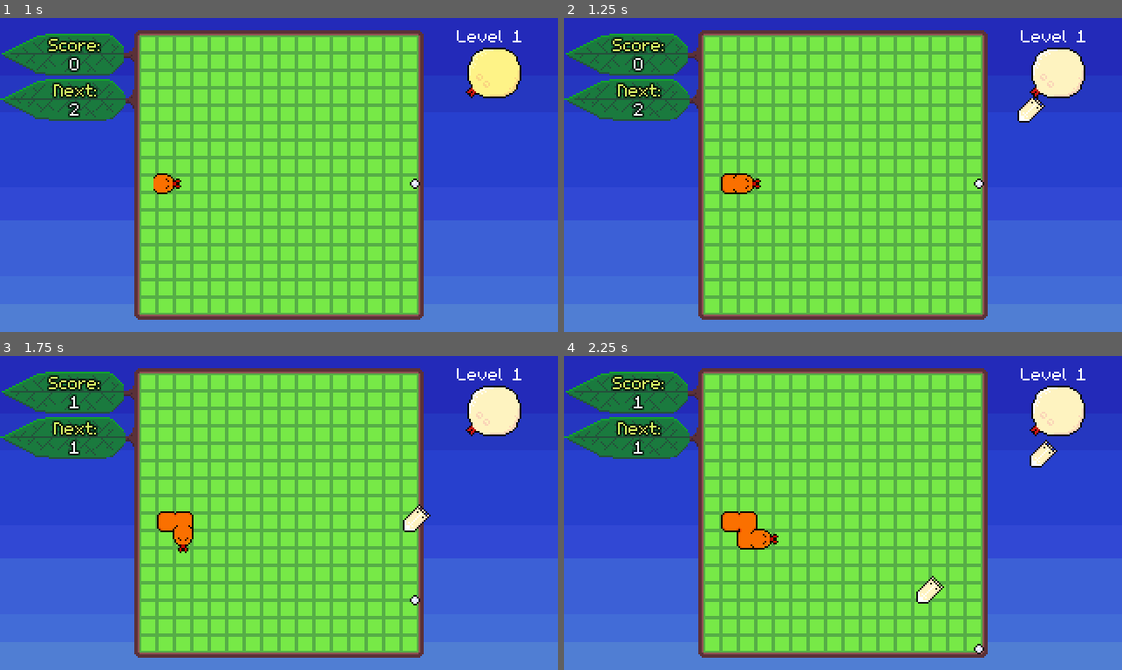
Above: before the commit, frames 1-4 (two rows, left to right).
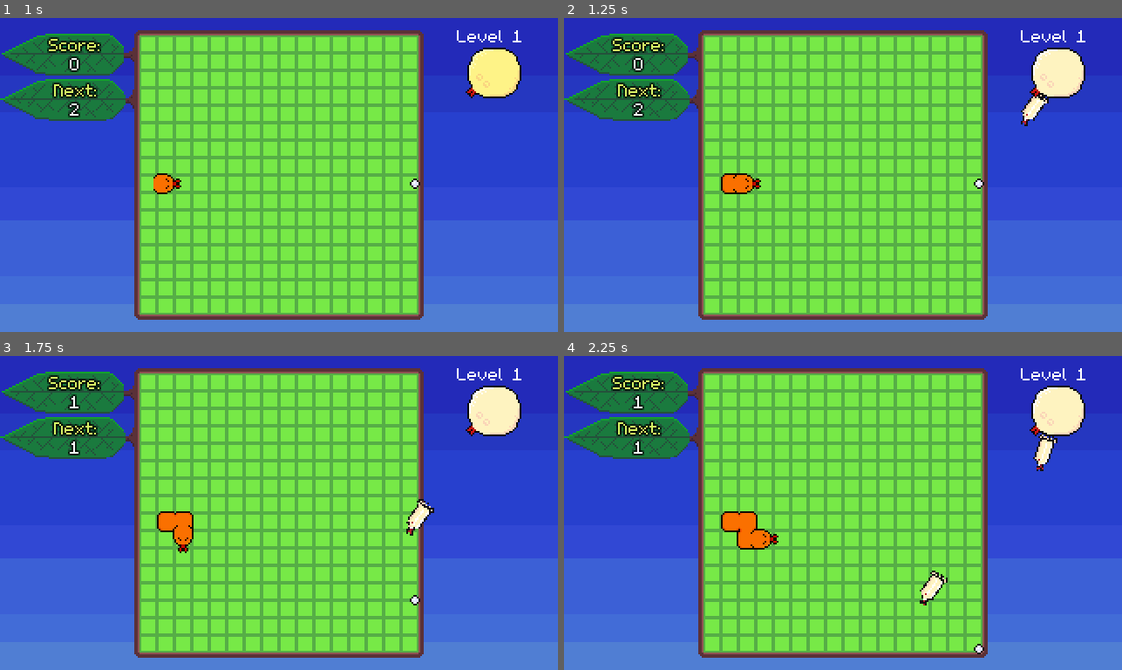
Above: after the commit, the same moments.

Repository: bdunko/Pellet
Game: Godot game, scene res://main.tscn
Same seed, same stepped clock (60 frames per second), same inputs: the game is played once before the commit and once after it.
Inputs:
- Up to frame 1 (1 s): tap Enter at 0.5 s; hold D (right) from 0.53 s (still down)
- Up to frame 2 (1.25 s): keep holding D (right)
- Up to frame 3 (1.75 s): release D (right) at 1.28 s; hold S (down) from 1.28 s (still down)
- Up to frame 4 (2.25 s): release S (down) at 2.03 s; hold D (right) from 2.03 s (still down)

Frame 1 is identical in both runs. In frame 2, 0.2% of the frame differs, in the area x 81-87%, y 24-35%; in frame 3, 0.2%; in frame 4, 0.5%, in the area x 63-89%, y 24-80%.

Commit message:
bullets disable on death; snake fix for real this time

Diff:
--- a/beetle.gd
+++ b/beetle.gd
@@ -1,7 +1,7 @@
 extends CharacterBody2D
 
 const BULLET = preload("res://bullet.tscn")
-const BULLET_SPEED = 45
+const BULLET_SPEED = 35
 
 var disabled = false
 
--- a/bouncing_bullet.gd
+++ b/bouncing_bullet.gd
@@ -1,6 +1,8 @@
 extends CharacterBody2D
 
 var bug_owner
+
+var disabled = false
 
 func setup(pos, dir, speed, owned_bug):
 	position = pos
@@ -18,16 +20,17 @@
 	if modulate.r == 0:
 		queue_free()
 
-	var collision: KinematicCollision2D = move_and_collide(velocity * delta)
-	if collision:
-		_update_num_collisions()
-		var reflect = collision.get_remainder().bounce(collision.get_normal())
-		velocity = velocity.bounce(collision.get_normal())
-		if velocity.y > 0:
-			rotation_degrees = -180
-		else:
-			rotation_degrees = 0
-		move_and_collide(reflect)
+	if not disabled:
+		var collision: KinematicCollision2D = move_and_collide(velocity * delta)
+		if collision:
+			_update_num_collisions()
+			var reflect = collision.get_remainder().bounce(collision.get_normal())
+			velocity = velocity.bounce(collision.get_normal())
+			if velocity.y > 0:
+				rotation_degrees = -180
+			else:
+				rotation_degrees = 0
+			move_and_collide(reflect)
 
 func _on_collide_with_bug(body): #hmm... rethink this
 	if body != bug_owner:
@@ -42,3 +45,6 @@
 	mod_target = 0.0
 	$CollisionShape2D.disabled = true
 	velocity = Vector2.ZERO
+
+func disable():
+	disabled = true
--- a/bullet.gd
+++ b/bullet.gd
@@ -3,6 +3,8 @@
 var bug_owner
 
 var mod_target = 1.0
+
+var disabled = false
 
 func setup(pos, dir, speed, owned_bug):
 	position = pos
@@ -16,9 +18,10 @@
 	if modulate.r == 0:
 		queue_free()
 
-	var collide = move_and_collide(velocity  * delta)
-	if collide != null:
-		call_deferred("_begin_destroy")
+	if not disabled:
+		var collide = move_and_collide(velocity  * delta)
+		if collide != null:
+			call_deferred("_begin_destroy")
 
 
 
@@ -30,3 +33,6 @@
 	mod_target = 0.0
 	$CollisionShape2D.disabled = true
 	velocity = Vector2.ZERO
+
+func disable():
+	disabled = true
--- a/main.gd
+++ b/main.gd
@@ -84,7 +84,7 @@
 const MOTH = preload("res://moth.tscn")
 const MOTH_SPAWN = SpawnMode.GRID
 const SNAKE = preload("res://snake.tscn")
-const SNAKE_SPAWN = SpawnMode.GRID
+const SNAKE_SPAWN = SpawnMode.GRID_NO_BORDER # $HACK$ lol because it always go right
 const MOON = preload("res://moon.tscn")
 const MOON_SPAWN = SpawnMode.MOON
 const MOON_POSITION = Vector2(283, 32)
@@ -196,7 +196,7 @@
 	$Grid.self_modulate = grid_color
 
 func _spawn_new_snake(speed = 0):
-	var rand_pos = _try_find_legal_position(SpawnMode.GRID, 200) #try really hard to spawn this snek
+	var rand_pos = _try_find_legal_position(SNAKE_SPAWN, 200) #try really hard to spawn this snek
 	if rand_pos != null:
 		var snek = SNAKE.instantiate()
 		snek.position = Global.to_global_position(rand_pos)
@@ -300,6 +300,8 @@
 			snake.disable()
 		for bug in $Bugs.get_children():
 			bug.disable()
+		for bullet in $Bullets.get_children():
+			bullet.disable()
 		$Pellet.disable()
 		_update_dead_info()
 		$DeadInfo.on_dead()
--- a/moon.gd
+++ b/moon.gd
@@ -25,9 +25,9 @@
 		var bullet = BULLET.instantiate()
 		var pellet_pos = get_parent().get_parent().find_child("Pellet").position
 		var direction = Vector2(pellet_pos.x - position.x, pellet_pos.y - position.y).normalized()
-		bullet.rotation_degrees = position.angle_to(pellet_pos)
 		bullet.setup(position, direction, BULLET_SPEED * get_parent().get_parent().bullet_speed_multiplier, self)
 		bullet.position = position
+		bullet.rotation = position.direction_to(pellet_pos).angle()
 		get_parent().get_parent().find_child("Bullets").add_child(bullet)
 		bullet.hit_bug.connect(get_parent().get_parent().on_bug_killed)
 
--- a/moon_bullet.gd
+++ b/moon_bullet.gd
@@ -3,6 +3,7 @@
 var bug_owner
 
 var mod_target = 1.0
+var disabled = false
 
 signal hit_bug
 
@@ -19,9 +20,10 @@
 		queue_free()
 
 	if position.x < -30 or position.x > Global.RESOLUTION.x or position.y < -30 or position.y > Global.RESOLUTION.y:
-		call_deferred("_begin_destroy")
+			call_deferred("_begin_destroy")
 
-	move_and_collide(velocity  * delta)
+	if not disabled:
+		move_and_collide(velocity  * delta)
 
 func _on_collide_with_bug(body):
 	body.queue_free()
@@ -31,3 +33,6 @@
 	mod_target = 0.0
 	$CollisionShape2D.disabled = true
 	velocity = Vector2.ZERO
+
+func disable():
+	disabled = true
--- a/moon_bullet.tscn
+++ b/moon_bullet.tscn
@@ -3,12 +3,12 @@
 [ext_resource type="Script" path="res://moon_bullet.gd" id="1_4p1a6"]
 [ext_resource type="Texture2D" uid="uid://d3o7b8gu4houk" path="res://assets/moon_bullet.png" id="1_miniy"]
 
-[sub_resource type="CircleShape2D" id="CircleShape2D_og5ta"]
-radius = 3.0
+[sub_resource type="RectangleShape2D" id="RectangleShape2D_mgmwm"]
+size = Vector2(14, 6)
 
 [sub_resource type="CapsuleShape2D" id="CapsuleShape2D_1fpkh"]
-radius = 3.53553
-height = 11.3137
+radius = 4.0
+height = 18.0
 
 [node name="MoonBullet" type="CharacterBody2D"]
 z_index = 1500
@@ -20,15 +20,15 @@
 texture = ExtResource("1_miniy")
 
 [node name="CollisionShape2D" type="CollisionShape2D" parent="."]
-shape = SubResource("CircleShape2D_og5ta")
+position = Vector2(-1, 0)
+shape = SubResource("RectangleShape2D_mgmwm")
 
 [node name="Area2D" type="Area2D" parent="."]
 collision_layer = 0
 collision_mask = 8
 
 [node name="CollisionShape2D2" type="CollisionShape2D" parent="Area2D"]
-position = Vector2(-2, 2)
-rotation = 0.785398
+rotation = 1.5708
 shape = SubResource("CapsuleShape2D_1fpkh")
 
 [connection signal="body_entered" from="Area2D" to="." method="_on_collide_with_bug"]
Binary file changed: assets/bugs/enemy_ant.png
Binary file changed: assets/moon_bullet.png
